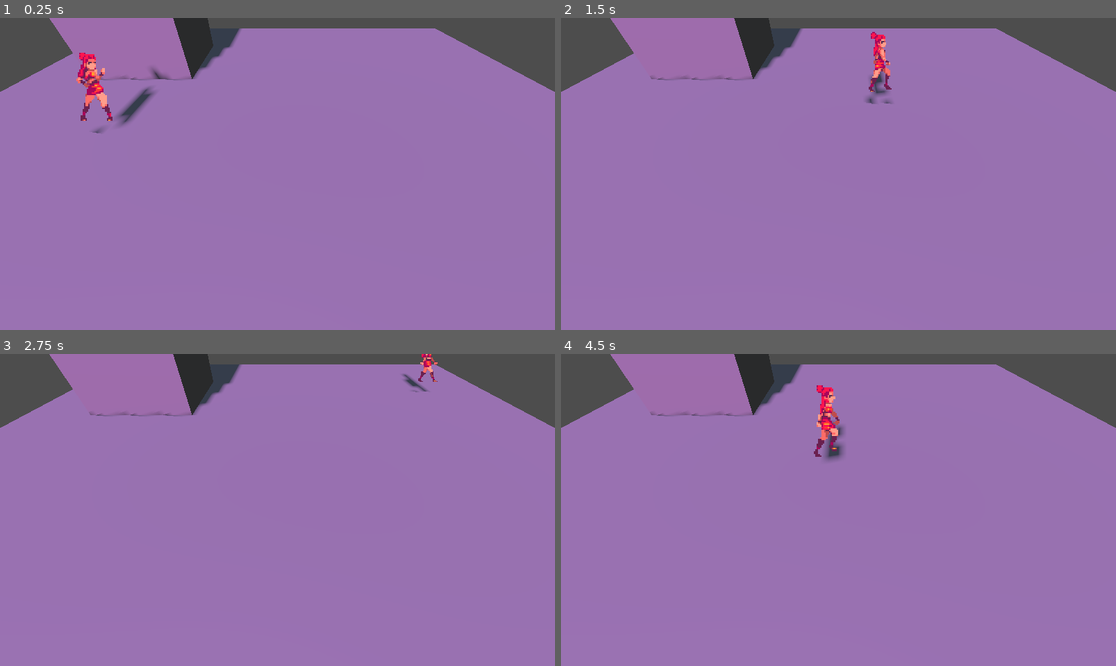
Above: before the commit, frames 1-4 (two rows, left to right).
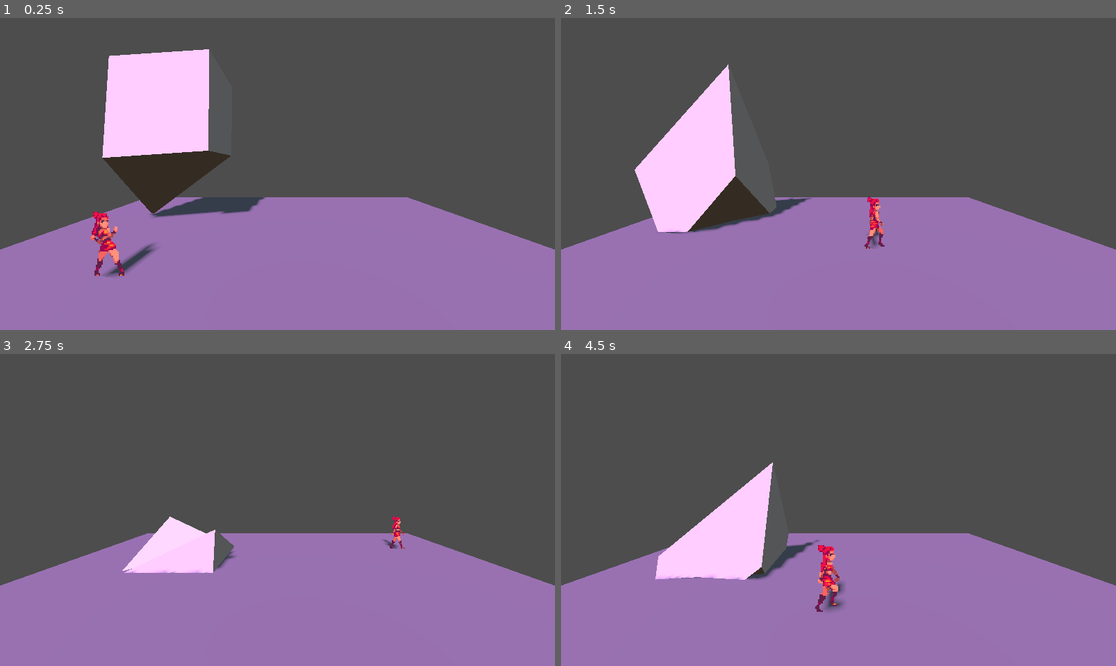
Above: after the commit, the same moments.

Repository: AkiraNim/Fighting-Game
Game: Godot game, scene res://Scenes/Main.tscn
Two runs of this game, one before a commit and one after it. Both use one fixed random seed, a clock stepped at 60 frames per second and the inputs below. The project has no main scene, so this scene is started directly.
Inputs:
- Up to frame 1 (0.25 s): no input
- Up to frame 2 (1.5 s): hold Right (move_right) 0.53-1.28 s; hold Up (move_back) from 1.28 s (still down)
- Up to frame 3 (2.75 s): release Up (move_back) at 2.03 s; hold Right (move_right) from 2.03 s (still down)
- Up to frame 4 (4.5 s): release Right (move_right) at 2.78 s; hold Down (move_forward) 2.78-3.53 s; hold Left (move_left) from 3.53 s (still down)

The runs differ from the first frame. In frame 1, 57% of the frame differs, in the area x 0-100%, y 0-84%; in frame 2, 57%; in frame 3, 57%; in frame 4, 59%, in the area x 0-100%, y 0-83%.

Commit message:
feat: create quadradoTeste

Diff:
--- a/Fighting Game/fighting-game/Scenes/Main.tscn
+++ b/Fighting Game/fighting-game/Scenes/Main.tscn
@@ -1,6 +1,8 @@
-[gd_scene load_steps=11 format=3 uid="uid://dr70l53na0ywd"]
+[gd_scene load_steps=14 format=3 uid="uid://dr70l53na0ywd"]
 
+[ext_resource type="Shader" uid="uid://bekwf6v4kyowg" path="res://Shaders/quadradoTeste.gdshader" id="1_idj7w"]
 [ext_resource type="PackedScene" uid="uid://bgj4kmdbu3qxo" path="res://Scenes/Player/player.tscn" id="1_r150o"]
+[ext_resource type="Script" uid="uid://dn2fx1xvidm8" path="res://Scripts/quadradoTeste.gd" id="2_kln2b"]
 
 [sub_resource type="ProceduralSkyMaterial" id="ProceduralSkyMaterial_c1w88"]
 
@@ -21,6 +23,13 @@
 [sub_resource type="PhysicsMaterial" id="PhysicsMaterial_v1gob"]
 
 [sub_resource type="BoxShape3D" id="BoxShape3D_jw32o"]
+
+[sub_resource type="ShaderMaterial" id="ShaderMaterial_kln2b"]
+render_priority = 0
+shader = ExtResource("1_idj7w")
+shader_parameter/time = 0.0
+shader_parameter/height_amplitude = 1.0
+shader_parameter/bend_amplitude = 0.2
 
 [sub_resource type="BoxMesh" id="BoxMesh_50glp"]
 
@@ -52,10 +61,12 @@
 shape = SubResource("BoxShape3D_jw32o")
 
 [node name="MeshInstance3D" type="MeshInstance3D" parent="StaticBody3D"]
+material_override = SubResource("ShaderMaterial_kln2b")
 mesh = SubResource("BoxMesh_50glp")
+script = ExtResource("2_kln2b")
 
 [node name="Player" parent="." instance=ExtResource("1_r150o")]
 transform = Transform3D(1, 0, 0, 0, 1, 0, 0, 0, 1, -1.1727893, 0.32044685, -0.034841597)
 
 [node name="Camera3D" type="Camera3D" parent="."]
-transform = Transform3D(1, 0, 0, 0, 0.6635216, 0.74815726, 0, -0.74815726, 0.6635216, 0, 0.8803401, 1.3470645)
+transform = Transform3D(1, 0, 0, 0, 0.99382806, 0.11093125, 0, -0.11093125, 0.99382806, 0, 0.8803401, 1.3470645)
--- /dev/null
+++ b/Fighting Game/fighting-game/Scripts/quadradoTeste.gd
@@ -0,0 +1,8 @@
+extends MeshInstance3D
+
+var t = 0.0
+
+func _process(delta):
+	t += delta
+	if material_override:
+		material_override.set_shader_parameter("time", t)
--- /dev/null
+++ b/Fighting Game/fighting-game/Shaders/quadradoTeste.gdshader
@@ -0,0 +1,14 @@
+shader_type spatial;
+
+uniform float time : hint_range(0, 10) = 0.0;
+uniform float height_amplitude : hint_range(0, 5) = 1.0;
+uniform float bend_amplitude : hint_range(0, 1) = 0.2;
+
+void vertex() {
+    // faz o cubo subir e descer
+    VERTEX.y += sin(time * 4.0 + VERTEX.x + VERTEX.z) * height_amplitude;
+
+    // distorce para os lados
+    VERTEX.x += sin(time * 3.0 + VERTEX.y) * bend_amplitude;
+    VERTEX.z += cos(time * 3.0 + VERTEX.y) * bend_amplitude;
+}
Not shown, added: Fighting Game/fighting-game/Scripts/quadradoTeste.gd.uid
Not shown, added: Fighting Game/fighting-game/Shaders/quadradoTeste.gdshader.uid
